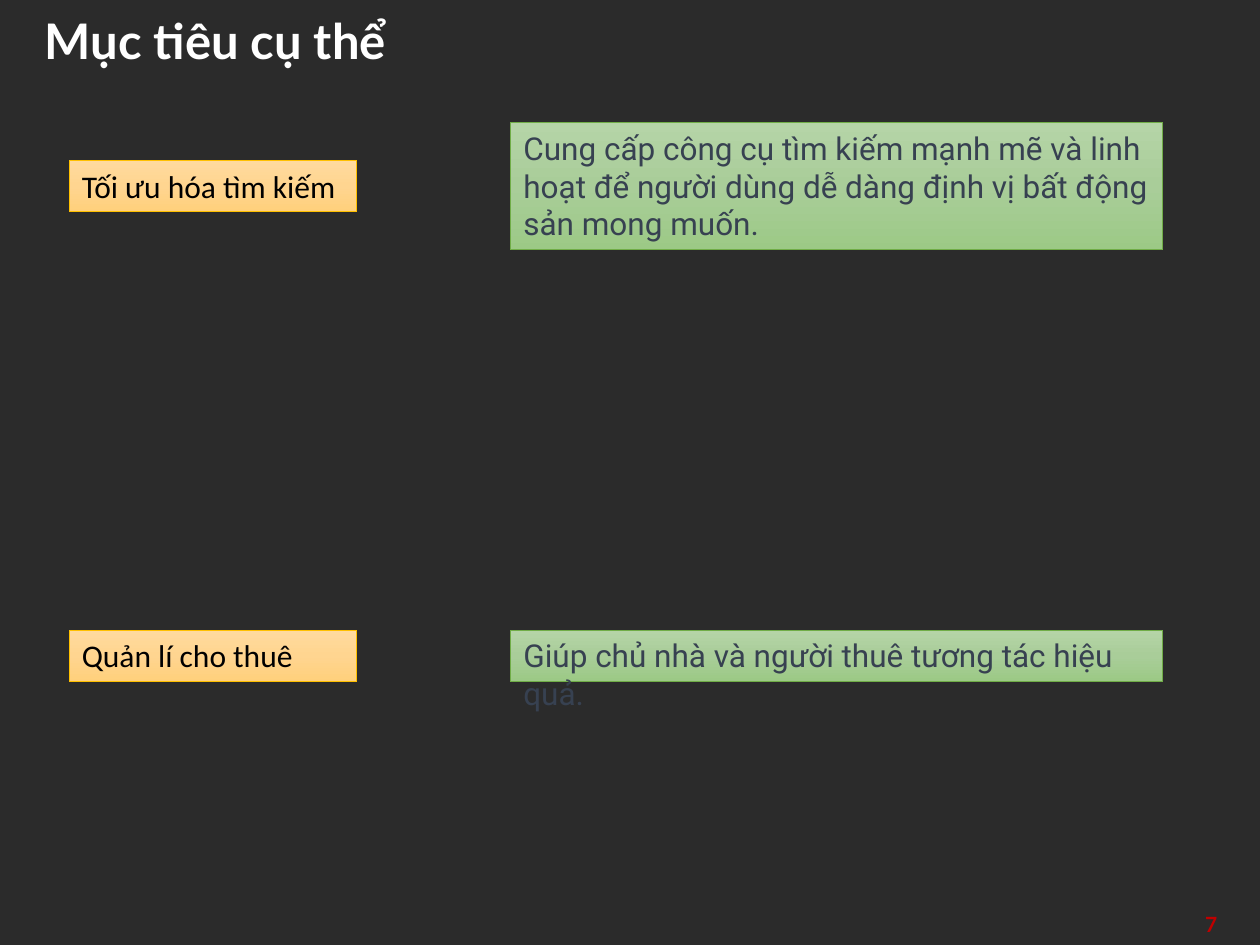
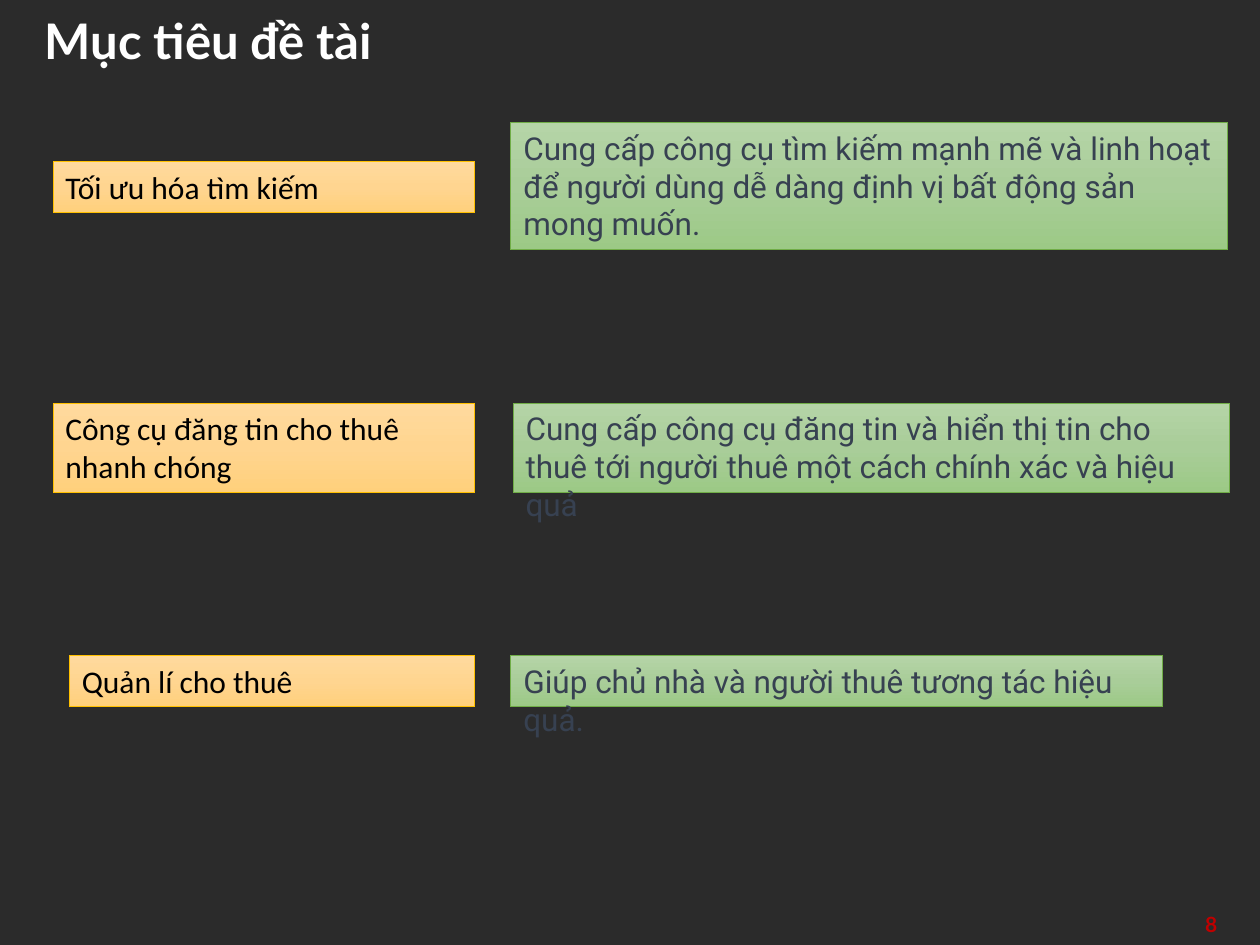
Before and after one commit to doanphung0402/timnhanhanh, a slide deck: slide 8 of report/soict_datn.pptx (slide 7 before the commit). Drawn at 1260x945 pixels with LibreOffice and Linux fonts; fonts in the diff are those of the drawing; background and template pictures are left out; a plain dark background stands for a picture behind light text. Boxes give left, top, right and bottom in pixels: in the first picture for what was removed or moved away, otherwise in the second. Text is boxed around its words. In the diff, an @@ line names an element or a change of style, - is before the commit and + after.

```diff
--- a/report/soict_datn.pptx
+++ b/report/soict_datn.pptx
@@ title at (x1=45, y1=20, x2=372, y2=68): text changed @@
-Mục tiêu cụ thể
+Mục tiêu đề tài
@@ rectangle "Cung cấp công cụ tìm ..." resized from (x1=512, y1=122, x2=1163, y2=249) to (x1=512, y1=122, x2=1228, y2=249) @@
@@ rectangle "Tối ưu hóa tìm kiếm" resized from (x1=69, y1=161, x2=357, y2=212) to (x1=53, y1=161, x2=475, y2=212) @@
@@ rectangle added at (x1=53, y1=403, x2=475, y2=493), fill gradient #FFDB9E to #FFD590 to #FFD07C, outline #FFC000 0.5 pt, 18 pt, text #000000 @@
+Công cụ đăng tin cho thuê nhanh chóng
@@ rectangle added at (x1=513, y1=403, x2=1230, y2=493), fill gradient #B5D5A7 to #AACE9A to #9CC987, outline #70AD47 0.5 pt, 18 pt, text #374151 @@
+Cung cấp công cụ đăng tin và hiển thị tin cho thuê tới người thuê một cách chính xác và hiệu quả
@@ rectangle "Quản lí cho thuê" resized from (x1=69, y1=630, x2=357, y2=680) to (x1=69, y1=655, x2=475, y2=706) @@
@@ rectangle "Giúp chủ nhà và người ..." moved from (x1=512, y1=630, x2=1163, y2=680) to (x1=512, y1=655, x2=1163, y2=706) @@
@@ page number at (x1=1205, y1=916, x2=1217, y2=932): text changed @@
-7
+8
```
Also in this commit, not shown: 8 other slides changed, 7 slides added, 4 slides removed, 22 other files.
